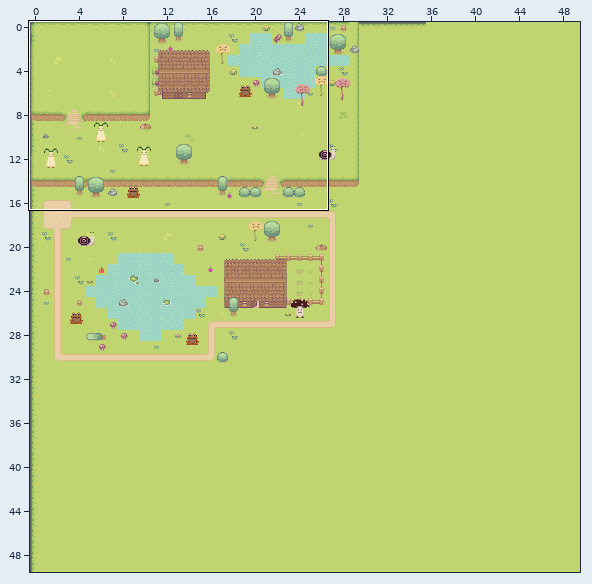
One commit to this Tiled map: resources/large_test.tmx. Above, an overview of the earlier version with the close-up marked.
Close-up. Before:
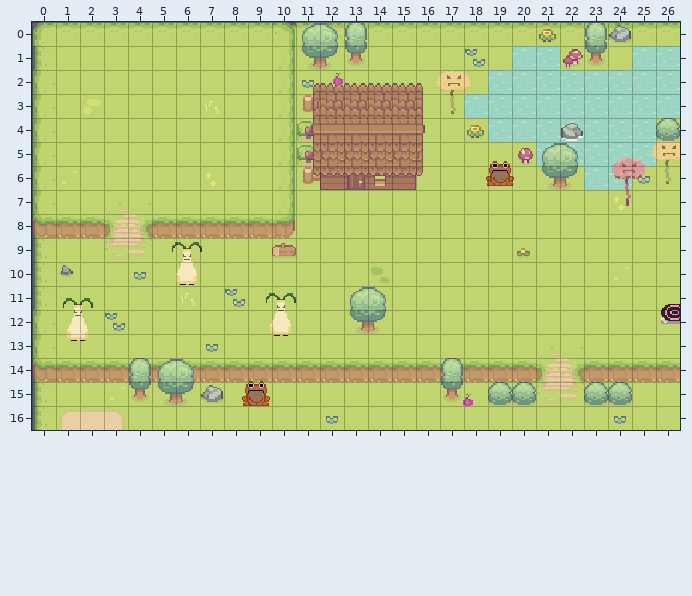
Cells are 16x16 px. Shown: x 0..26, y 0..16. The commit also changed other parts of the map, which this record leaves out.
After:
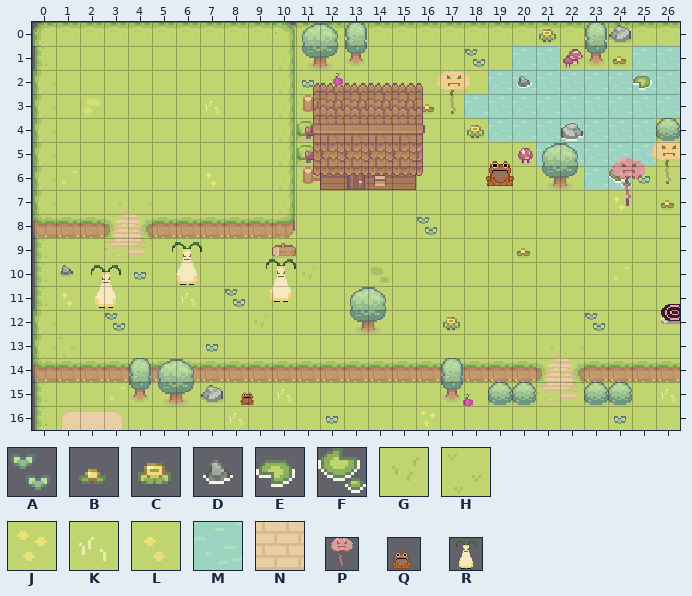
Key: from "Basic_Grass_Biom_things": A 15, B 24, C 25, D 42, E 43, F 44; from "Grass": G 55, H 57, J 60; from "Hills": K 66, L 71; from "Water": M 1; from "Wooden_House_Walls_Tilset": N 6; from "dandelion2": P 3; from "frog": Q 11; from "onion": R 3.
_ is an empty cell.
Objects are placed by their top-left corner, in cells (3,4 is the top-left corner of cell 3,4); size is 1x1 cell unless given.
From old to new:
Layer "Hill_Layer":
The author put tile A in row 8 at x 16; in row 12 at x 23.
The author put tile C in row 12 at x 17.
Layer "Path_Layer":
The author put tile B in row 3 at x 16.
The author put tile K in row 15 at x 26.
The author put tile N in row 6 at x 14.
Layer "Tree_Layer":
The author put tile B in row 1 at x 24; in row 7 at x 26.
The author put tile D in row 2 at x 20.
Tile M becomes tile E in row 2 at x 25.
The author put tile F in row 6 at x 24.
The author put tile G in row 10 at x 11; in row 12 at x 9.
The author put tile H in row 13 at x 1.
The author put tile J in row 16 at x 16.
The author put tile K in row 15 at x 10; in row 16 at x 8.
The author put tile L in row 11 at x 1.
Layer "Object_Layer":
Object P at 23.9,5.7 size 2x2 becomes P "dandy" at 23.9,5.7 size 2x2.
Object R "onion" at 9.4,11.2 size 2x2 becomes R "onion" at 9.4,9.8 size 2x2.
Object R "onion" at 0.9,11.4 size 2x2 becomes R "onion" at 2.1,10 size 2x2.
Object Q "frog" at 8.5,14.1 size 2x2 becomes Q "frog" at 8.5,15.
